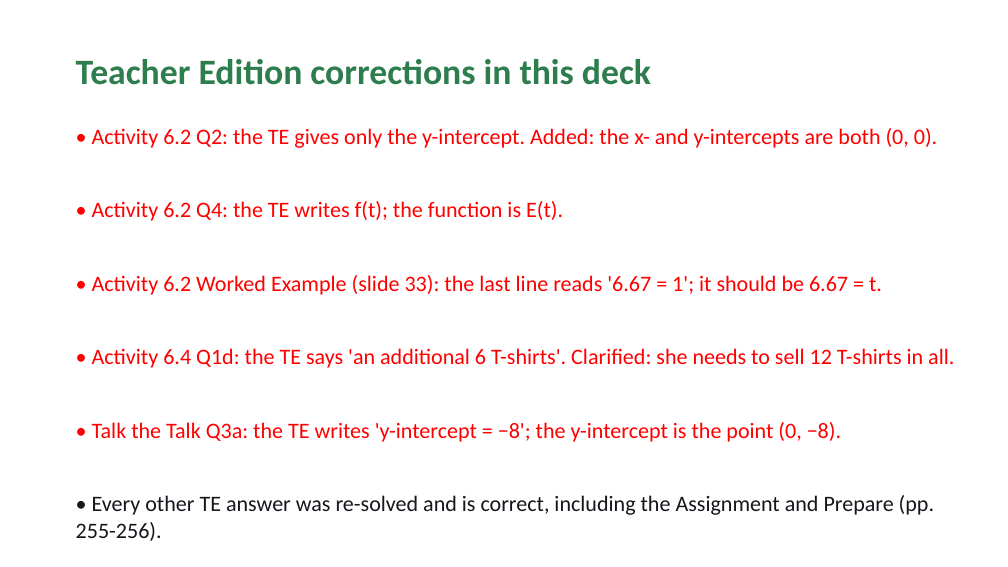
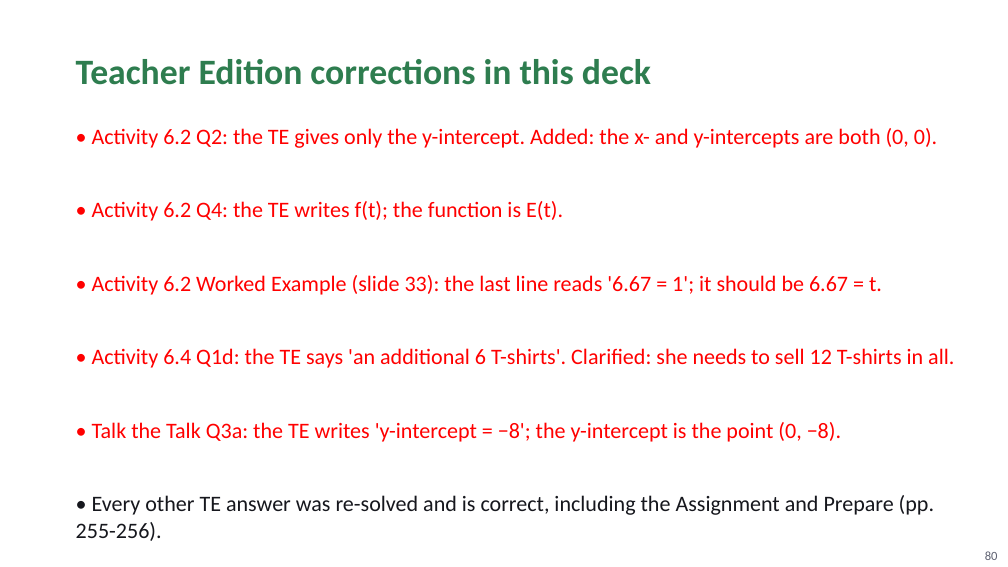
Before and after one commit to Apolloat2022/Algebra1M2U1L4, a slide deck: slide 80 of lesson6/BLMathematics_AlgI_M2_T1_L6_LessonSlides_ENG_with_answers.pptx. Drawn at 1008x567 pixels with LibreOffice and Linux fonts; fonts in the diff are those of the drawing; background and template pictures are left out. Boxes give left, top, right and bottom in pixels: in the first picture for what was removed or moved away, otherwise in the second. Text is boxed around its words. In the diff, an @@ line names an element or a change of style, - is before the commit and + after.

```diff
--- a/lesson6/BLMathematics_AlgI_M2_T1_L6_LessonSlides_ENG_with_answers.pptx
+++ b/lesson6/BLMathematics_AlgI_M2_T1_L6_LessonSlides_ENG_with_answers.pptx
@@ page number added at (x1=985, y1=551, x2=998, y2=560), 12 pt, text #5F6272 @@
+80
```
Also in this commit, not shown: 79 other slides changed, 2 slides added, 2 slides removed, 41 other files.
